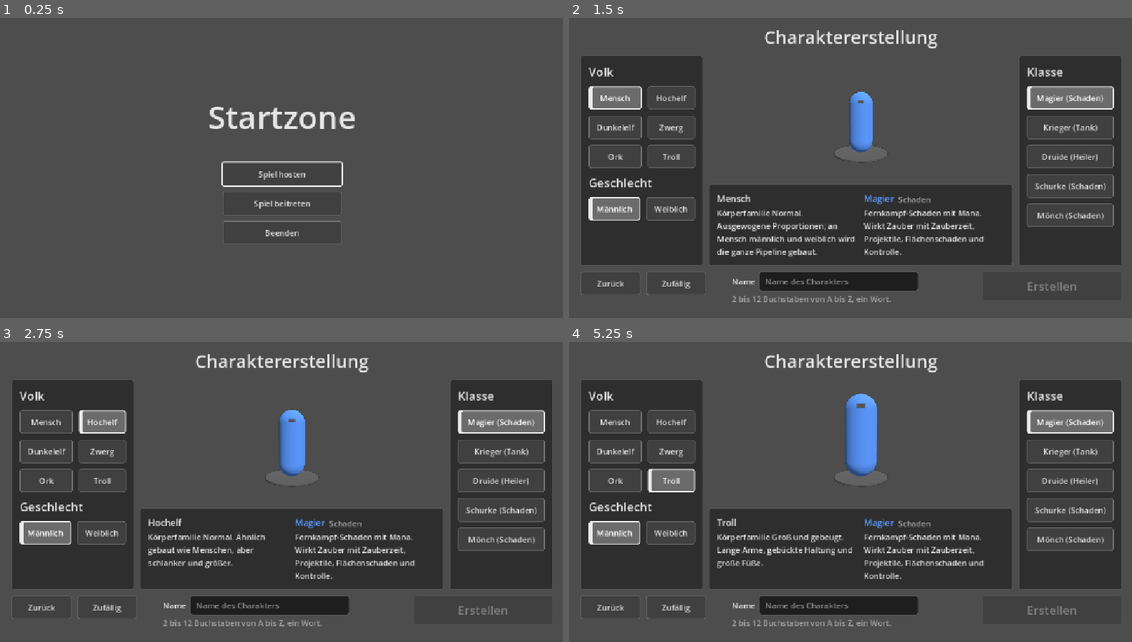
Above: before the commit, frames 1-4 (two rows, left to right).
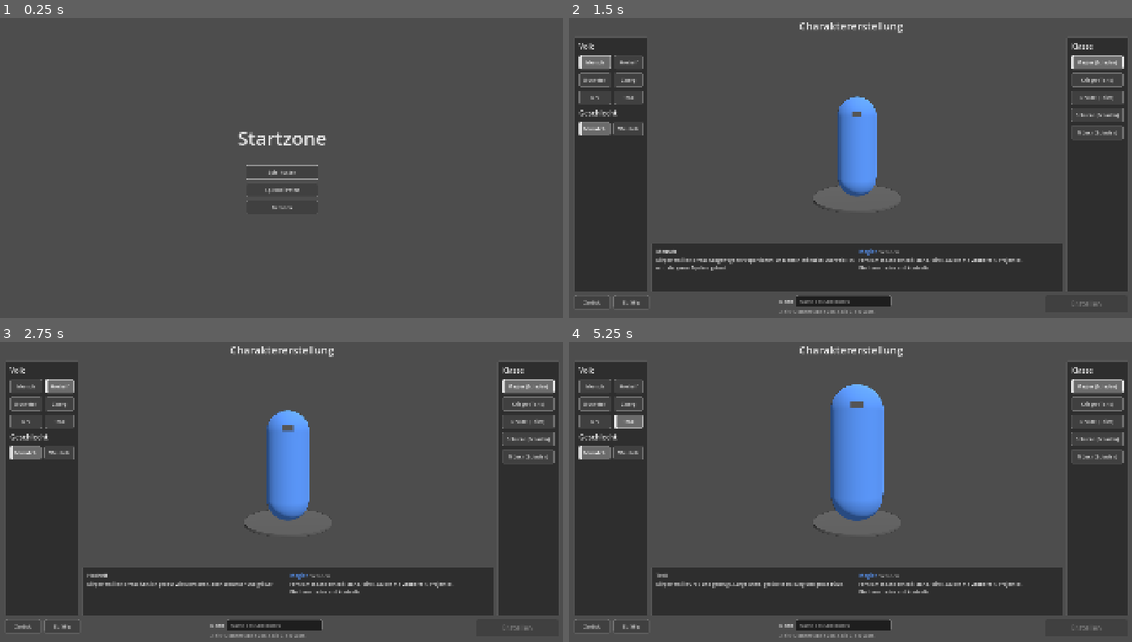
Above: after the commit, the same moments.

Repository: As94tt/WoM
Game: Godot game, scene res://scenes/ui/main_menu.tscn
Two runs of this game, one before a commit and one after it. Both use one fixed random seed, a clock stepped at 60 frames per second and the inputs below.
Inputs:
- Up to frame 1 (0.25 s): no input
- Up to frame 2 (1.5 s): click "Spiel beitreten" at 0.5 s; click "Mensch" at 1.25 s
- Up to frame 3 (2.75 s): click "Hochelf" at 2 s
- Up to frame 4 (5.25 s): click "Dunkelelf" at 2.75 s; click "Zwerg" at 3.5 s; click "Ork" at 4.25 s; click "Troll" at 5 s

The runs differ from the first frame. In frame 1, 2.1% of the frame differs, in the area x 37-64%, y 29-76%; in frame 2, 33%; in frame 3, 33%; in frame 4, 34%, in the area x 1-100%, y 1-99%.

Commit message:
Input Map für Aktionsleiste 1, Fenstertasten und Spielmenü; Basisgröße 1920x1080 (#17)
Co-Authored-By: Claude Opus 5.5 <noreply@anthropic.com>

Diff:
--- a/game/project.godot
+++ b/game/project.godot
@@ -20,6 +20,10 @@
 
 [display]
 
+window/size/viewport_width=1920
+window/size/viewport_height=1080
+window/size/window_width_override=1280
+window/size/window_height_override=720
 window/stretch/mode="canvas_items"
 window/stretch/aspect="expand"
 
@@ -94,6 +98,96 @@
 "events": [Object(InputEventMouseButton,"resource_local_to_scene":false,"resource_name":"","device":-1,"window_id":0,"a …(253 unchanged characters)…
 ]
 }
+action_bar_1_slot_1={
+"deadzone": 0.2,
+"events": [Object(InputEventKey,"resource_local_to_scene":false,"resource_name":"","device":-1,"window_id":0,"alt_pressed":false,"shift_pressed":false,"ctrl_pressed":false,"meta_pressed":false,"pressed":false,"keycode":0,"physical_keycode":49,"key_label":0,"unicode":0,"location":0,"echo":false,"script":null)
+]
+}
+action_bar_1_slot_2={
+"deadzone": 0.2,
+"events": [Object(InputEventKey,"resource_local_to_scene":false,"resource_name":"","device":-1,"window_id":0,"alt_pressed":false,"shift_pressed":false,"ctrl_pressed":false,"meta_pressed":false,"pressed":false,"keycode":0,"physical_keycode":50,"key_label":0,"unicode":0,"location":0,"echo":false,"script":null)
+]
+}
+action_bar_1_slot_3={
+"deadzone": 0.2,
+"events": [Object(InputEventKey,"resource_local_to_scene":false,"resource_name":"","device":-1,"window_id":0,"alt_pressed":false,"shift_pressed":false,"ctrl_pressed":false,"meta_pressed":false,"pressed":false,"keycode":0,"physical_keycode":51,"key_label":0,"unicode":0,"location":0,"echo":false,"script":null)
+]
+}
+action_bar_1_slot_4={
+"deadzone": 0.2,
+"events": [Object(InputEventKey,"resource_local_to_scene":false,"resource_name":"","device":-1,"window_id":0,"alt_pressed":false,"shift_pressed":false,"ctrl_pressed":false,"meta_pressed":false,"pressed":false,"keycode":0,"physical_keycode":52,"key_label":0,"unicode":0,"location":0,"echo":false,"script":null)
+]
+}
+action_bar_1_slot_5={
+"deadzone": 0.2,
+"events": [Object(InputEventKey,"resource_local_to_scene":false,"resource_name":"","device":-1,"window_id":0,"alt_pressed":false,"shift_pressed":false,"ctrl_pressed":false,"meta_pressed":false,"pressed":false,"keycode":0,"physical_keycode":53,"key_label":0,"unicode":0,"location":0,"echo":false,"script":null)
+]
+}
+action_bar_1_slot_6={
+"deadzone": 0.2,
+"events": [Object(InputEventKey,"resource_local_to_scene":false,"resource_name":"","device":-1,"window_id":0,"alt_pressed":false,"shift_pressed":false,"ctrl_pressed":false,"meta_pressed":false,"pressed":false,"keycode":0,"physical_keycode":54,"key_label":0,"unicode":0,"location":0,"echo":false,"script":null)
+]
+}
+action_bar_1_slot_7={
+"deadzone": 0.2,
+"events": [Object(InputEventKey,"resource_local_to_scene":false,"resource_name":"","device":-1,"window_id":0,"alt_pressed":false,"shift_pressed":false,"ctrl_pressed":false,"meta_pressed":false,"pressed":false,"keycode":0,"physical_keycode":55,"key_label":0,"unicode":0,"location":0,"echo":false,"script":null)
+]
+}
+action_bar_1_slot_8={
+"deadzone": 0.2,
+"events": [Object(InputEventKey,"resource_local_to_scene":false,"resource_name":"","device":-1,"window_id":0,"alt_pressed":false,"shift_pressed":false,"ctrl_pressed":false,"meta_pressed":false,"pressed":false,"keycode":0,"physical_keycode":56,"key_label":0,"unicode":0,"location":0,"echo":false,"script":null)
+]
+}
+action_bar_1_slot_9={
+"deadzone": 0.2,
+"events": [Object(InputEventKey,"resource_local_to_scene":false,"resource_name":"","device":-1,"window_id":0,"alt_pressed":false,"shift_pressed":false,"ctrl_pressed":false,"meta_pressed":false,"pressed":false,"keycode":0,"physical_keycode":57,"key_label":0,"unicode":0,"location":0,"echo":false,"script":null)
+]
+}
+action_bar_1_slot_10={
+"deadzone": 0.2,
+"events": [Object(InputEventKey,"resource_local_to_scene":false,"resource_name":"","device":-1,"window_id":0,"alt_pressed":false,"shift_pressed":false,"ctrl_pressed":false,"meta_pressed":false,"pressed":false,"keycode":0,"physical_keycode":48,"key_label":0,"unicode":0,"location":0,"echo":false,"script":null)
+]
+}
+action_bar_1_slot_11={
+"deadzone": 0.2,
+"events": [Object(InputEventKey,"resource_local_to_scene":false,"resource_name":"","device":-1,"window_id":0,"alt_pressed":false,"shift_pressed":false,"ctrl_pressed":false,"meta_pressed":false,"pressed":false,"keycode":0,"physical_keycode":45,"key_label":0,"unicode":0,"location":0,"echo":false,"script":null)
+]
+}
+action_bar_1_slot_12={
+"deadzone": 0.2,
+"events": [Object(InputEventKey,"resource_local_to_scene":false,"resource_name":"","device":-1,"window_id":0,"alt_pressed":false,"shift_pressed":false,"ctrl_pressed":false,"meta_pressed":false,"pressed":false,"keycode":0,"physical_keycode":61,"key_label":0,"unicode":0,"location":0,"echo":false,"script":null)
+]
+}
+toggle_character={
+"deadzone": 0.2,
+"events": [Object(InputEventKey,"resource_local_to_scene":false,"resource_name":"","device":-1,"window_id":0,"alt_pressed":false,"shift_pressed":false,"ctrl_pressed":false,"meta_pressed":false,"pressed":false,"keycode":0,"physical_keycode":67,"key_label":0,"unicode":0,"location":0,"echo":false,"script":null)
+]
+}
+toggle_spellbook={
+"deadzone": 0.2,
+"events": [Object(InputEventKey,"resource_local_to_scene":false,"resource_name":"","device":-1,"window_id":0,"alt_pressed":false,"shift_pressed":false,"ctrl_pressed":false,"meta_pressed":false,"pressed":false,"keycode":0,"physical_keycode":80,"key_label":0,"unicode":0,"location":0,"echo":false,"script":null)
+]
+}
+toggle_talents={
+"deadzone": 0.2,
+"events": [Object(InputEventKey,"resource_local_to_scene":false,"resource_name":"","device":-1,"window_id":0,"alt_pressed":false,"shift_pressed":false,"ctrl_pressed":false,"meta_pressed":false,"pressed":false,"keycode":0,"physical_keycode":78,"key_label":0,"unicode":0,"location":0,"echo":false,"script":null)
+]
+}
+toggle_map={
+"deadzone": 0.2,
+"events": [Object(InputEventKey,"resource_local_to_scene":false,"resource_name":"","device":-1,"window_id":0,"alt_pressed":false,"shift_pressed":false,"ctrl_pressed":false,"meta_pressed":false,"pressed":false,"keycode":0,"physical_keycode":77,"key_label":0,"unicode":0,"location":0,"echo":false,"script":null)
+]
+}
+toggle_bags={
+"deadzone": 0.2,
+"events": [Object(InputEventKey,"resource_local_to_scene":false,"resource_name":"","device":-1,"window_id":0,"alt_pressed":false,"shift_pressed":false,"ctrl_pressed":false,"meta_pressed":false,"pressed":false,"keycode":0,"physical_keycode":66,"key_label":0,"unicode":0,"location":0,"echo":false,"script":null)
+]
+}
+game_menu={
+"deadzone": 0.2,
+"events": [Object(InputEventKey,"resource_local_to_scene":false,"resource_name":"","device":-1,"window_id":0,"alt_pressed":false,"shift_pressed":false,"ctrl_pressed":false,"meta_pressed":false,"pressed":false,"keycode":0,"physical_keycode":4194305,"key_label":0,"unicode":0,"location":0,"echo":false,"script":null)
+]
+}
 
 [layer_names]
 
